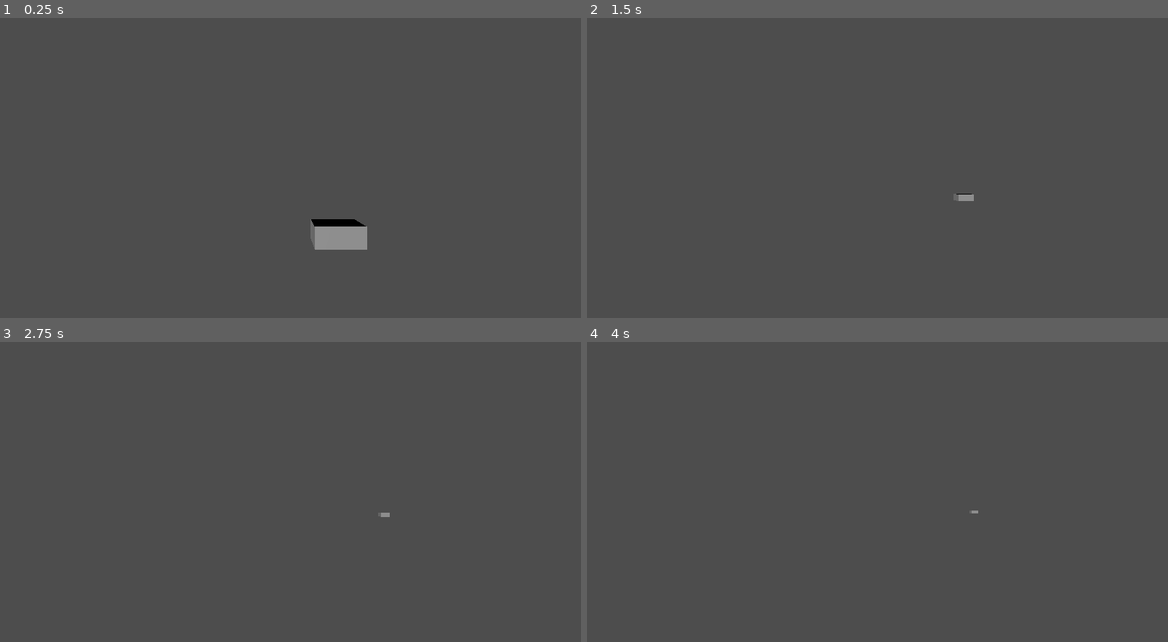
Above: before the commit, frames 1-4 (two rows, left to right).
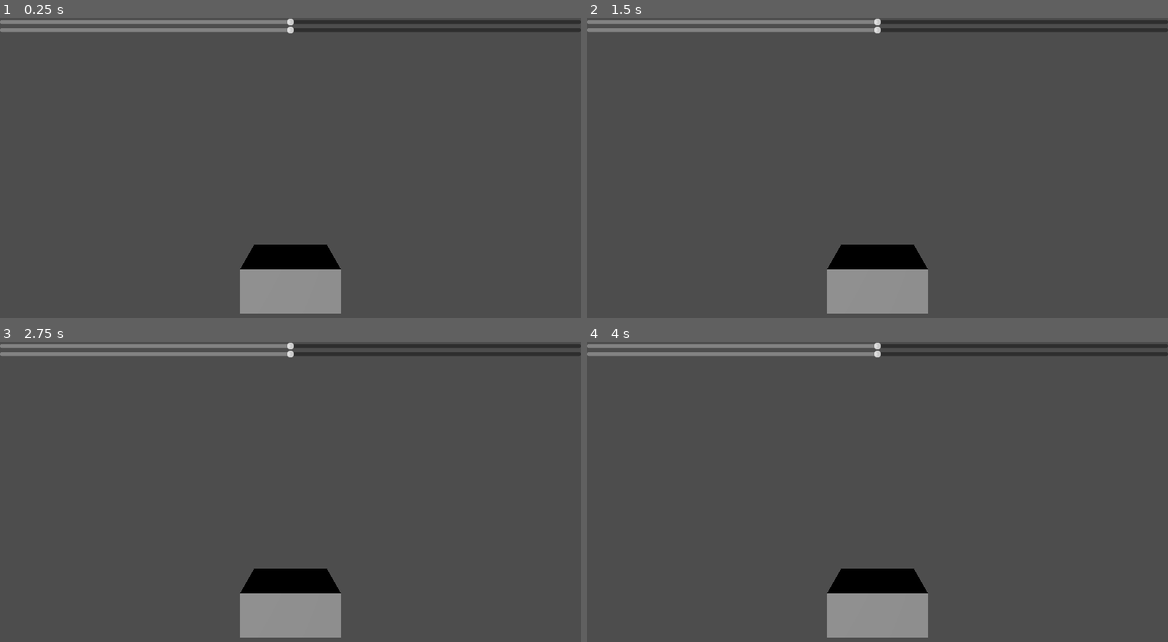
Above: after the commit, the same moments.

Repository: dheflo/GODOT_Moving_Toy
Game: Godot game, scene res://_/scenes/KS_4036.tscn
Two runs of this game, one before a commit and one after it. Both use one fixed random seed, a clock stepped at 60 frames per second and the inputs below.
Inputs:
- Up to frame 1 (0.25 s): no input
- Up to frame 2 (1.5 s): hold D (rotate_right, bound only after the commit) 0.53-1.28 s; hold S (move_back, bound only after the commit) from 1.28 s (still down)
- Up to frame 3 (2.75 s): release S (move_back, bound only after the commit) at 2.03 s; hold D (rotate_right, bound only after the commit) from 2.03 s (still down)
- Up to frame 4 (4 s): release D (rotate_right, bound only after the commit) at 2.78 s; hold W (move_forward, bound only after the commit) 2.78-3.53 s; tap Enter at 3.5 s; hold A (rotate_left, bound only after the commit) from 3.53 s (still down)

The runs differ from the first frame. In frame 1, 7.1% of the frame differs, in the area x 0-100%, y 0-99%; in frame 2, 6.3%; in frame 3, 6.3%; in frame 4, 6.2%.

Commit message:
Added rotation movement slider and input map

Diff:
--- a/_/scenes/KS_4036.tscn
+++ b/_/scenes/KS_4036.tscn
@@ -1,6 +1,7 @@
 [gd_scene format=3 uid="uid://dwrdxl1ubyl5i"]
 
 [ext_resource type="Script" uid="uid://clw0f4mon7nd1" path="res://_/scenes/ks4036_movement.gd" id="1_mufsq"]
+[ext_resource type="Script" uid="uid://dnktxlhp5jwyd" path="res://_/scenes/inputs_ks4036_relay.gd" id="2_64m6p"]
 
 [sub_resource type="BoxMesh" id="BoxMesh_3eq8w"]
 
@@ -20,13 +21,37 @@
 shape = SubResource("BoxShape3D_3eq8w")
 debug_fill = false
 
-[node name="Scripts" type="Node" parent="Resize/Rigidbody" unique_id=1178922955]
+[node name="scripts" type="Node" parent="Resize/Rigidbody" unique_id=1178922955]
 
-[node name="Movement" type="Node" parent="Resize/Rigidbody/Scripts" unique_id=1376230228 node_paths=PackedStringArray("character")]
+[node name="movement" type="Node" parent="Resize/Rigidbody/scripts" unique_id=1376230228 node_paths=PackedStringArray("character")]
 script = ExtResource("1_mufsq")
 character = NodePath("../..")
+
+[node name="input_keyboard" type="Node" parent="Resize/Rigidbody/scripts" unique_id=1685592588]
+script = ExtResource("2_64m6p")
 
 [node name="Camera3D" type="Camera3D" parent="Resize" unique_id=1391171777]
 transform = Transform3D(15.151515, 0, 0, 0, 19.999998, 0, 0, 0, 10.638298, 0, 2.4976127, 3.0506425)
 
 [node name="DirectionalLight3D" type="DirectionalLight3D" parent="." unique_id=977659]
+
+[node name="CanvasLayer" type="CanvasLayer" parent="." unique_id=956272259]
+
+[node name="speed_set" type="HSlider" parent="CanvasLayer" unique_id=1856918055]
+anchors_preset = -1
+anchor_right = 1.0
+min_value = -1.0
+max_value = 1.0
+step = 0.01
+
+[node name="rotation_set" type="HSlider" parent="CanvasLayer" unique_id=1351312374]
+anchors_preset = -1
+anchor_right = 1.0
+offset_top = 16.0
+offset_bottom = 32.0
+min_value = -1.0
+max_value = 1.0
+step = 0.01
+
+[connection signal="value_changed" from="CanvasLayer/speed_set" to="Resize/Rigidbody/scripts/movement" method="set_joystick_forward"]
+[connection signal="value_changed" from="CanvasLayer/rotation_set" to="Resize/Rigidbody/scripts/movement" method="set_joystick_rotation"]
--- /dev/null
+++ b/_/scenes/inputs_ks4036_relay.gd
@@ -0,0 +1,12 @@
+extends Node
+
+@export var input_map_rotate_left : String = "rotate_left"
+@export var input_map_rotate_right : String = "rotate_right"
+@export var input_map_move_forward : String = "move_forward"
+@export var input_map_move_back : String = "move_back"
+
+func _ready() -> void:
+	pass # Replace with function body.
+
+func _process(delta: float) -> void:
+	pass
--- a/_/scenes/ks4036_movement.gd
+++ b/_/scenes/ks4036_movement.gd
@@ -1,14 +1,26 @@
 extends Node
 
 @export var character : CharacterBody3D
+@export var max_speed_forward_in_mps : float = 2.5
+@export var max_rotation_in_degrees : float = 90
+@export_range(-1,1,0.01) var joystick_forward_intensity : float = 0
+@export_range(-1,1,0.01) var joystick_rotation_intensity : float = 0
+
 
 func _ready() -> void:
 	if character == null:
 		push_warning("Where is my f*king characterbody3D ?")
 
+func set_joystick_forward(percentage : float) :
+	joystick_forward_intensity = percentage
+
+func set_joystick_rotation(percentage : float) :
+	joystick_rotation_intensity = percentage
+
 func _process(delta: float) -> void:
 	var position : Vector3 = character.global_position
 	var direction_forward : Vector3 = -character.basis.z
 	direction_forward.y = 0
-	position = position + direction_forward * delta
+	position = position + direction_forward * delta * max_speed_forward_in_mps * joystick_forward_intensity
 	character.global_position = position
+	character.rotate_y(deg_to_rad(max_rotation_in_degrees) * delta * -joystick_rotation_intensity)
--- a/project.godot
+++ b/project.godot
@@ -15,6 +15,31 @@
 config/features=PackedStringArray("4.6", "GL Compatibility")
 config/icon="res://icon.svg"
 
+[input]
+
+rotate_left={
+"deadzone": 0.2,
+"events": [Object(InputEventKey,"resource_local_to_scene":false,"resource_name":"","device":-1,"window_id":0,"alt_pressed":false,"shift_pressed":false,"ctrl_pressed":false,"meta_pressed":false,"pressed":false,"keycode":0,"physical_keycode":65,"key_label":0,"unicode":113,"location":0,"echo":false,"script":null)
+, Object(InputEventKey,"resource_local_to_scene":false,"resource_name":"","device":-1,"window_id":0,"alt_pressed":false,"shift_pressed":false,"ctrl_pressed":false,"meta_pressed":false,"pressed":false,"keycode":0,"physical_keycode":4194319,"key_label":0,"unicode":0,"location":0,"echo":false,"script":null)
+]
+}
+rotate_right={
+"deadzone": 0.2,
+"events": [Object(InputEventKey,"resource_local_to_scene":false,"resource_name":"","device":-1,"window_id":0,"alt_pressed":false,"shift_pressed":false,"ctrl_pressed":false,"meta_pressed":false,"pressed":false,"keycode":0,"physical_keycode":68,"key_label":0,"unicode":100,"location":0,"echo":false,"script":null)
+, Object(InputEventKey,"resource_local_to_scene":false,"resource_name":"","device":-1,"window_id":0,"alt_pressed":false,"shift_pressed":false,"ctrl_pressed":false,"meta_pressed":false,"pressed":false,"keycode":0,"physical_keycode":4194321,"key_label":0,"unicode":0,"location":0,"echo":false,"script":null)
+]
+}
+move_forward={
+"deadzone": 0.2,
+"events": [Object(InputEventKey,"resource_local_to_scene":false,"resource_name":"","device":-1,"window_id":0,"alt_pressed":false,"shift_pressed":false,"ctrl_pressed":false,"meta_pressed":false,"pressed":false,"keycode":0,"physical_keycode":87,"key_label":0,"unicode":122,"location":0,"echo":false,"script":null)
+]
+}
+move_back={
+"deadzone": 0.2,
+"events": [Object(InputEventKey,"resource_local_to_scene":false,"resource_name":"","device":-1,"window_id":0,"alt_pressed":false,"shift_pressed":false,"ctrl_pressed":false,"meta_pressed":false,"pressed":false,"keycode":0,"physical_keycode":83,"key_label":0,"unicode":115,"location":0,"echo":false,"script":null)
+]
+}
+
 [physics]
 
 3d/physics_engine="Jolt Physics"
Not shown, added: _/scenes/inputs_ks4036_relay.gd.uid
